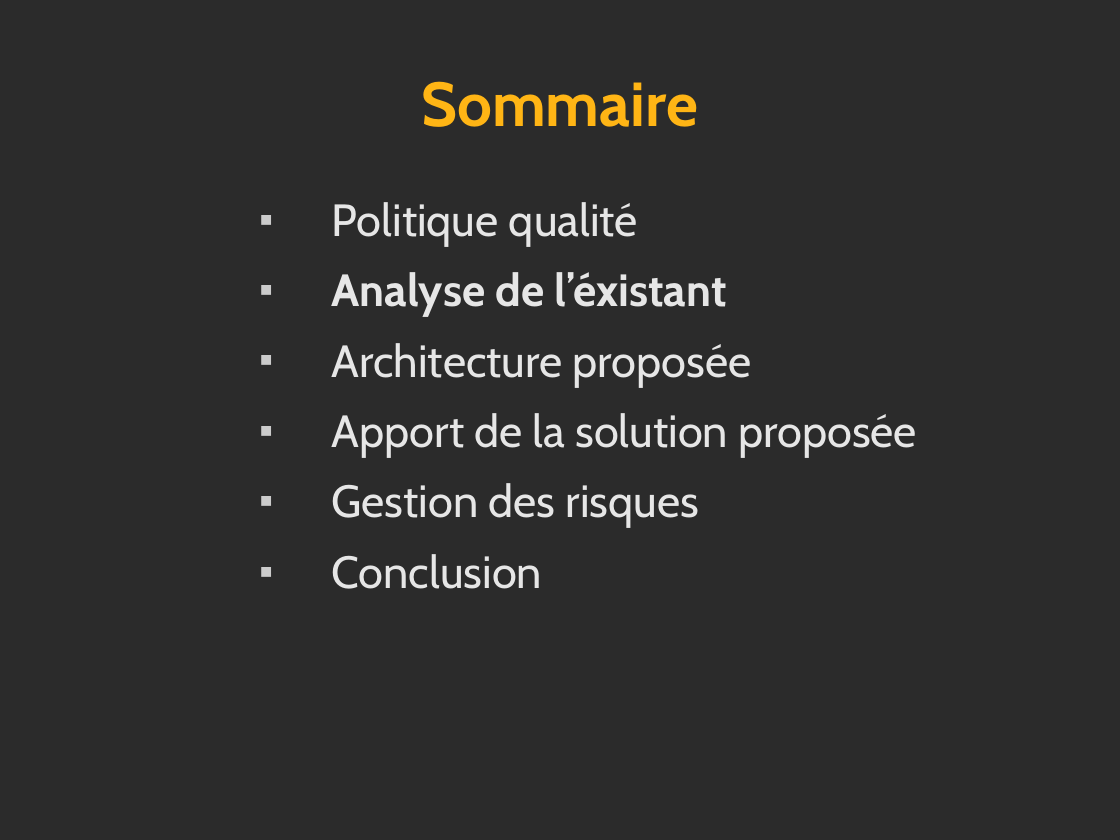
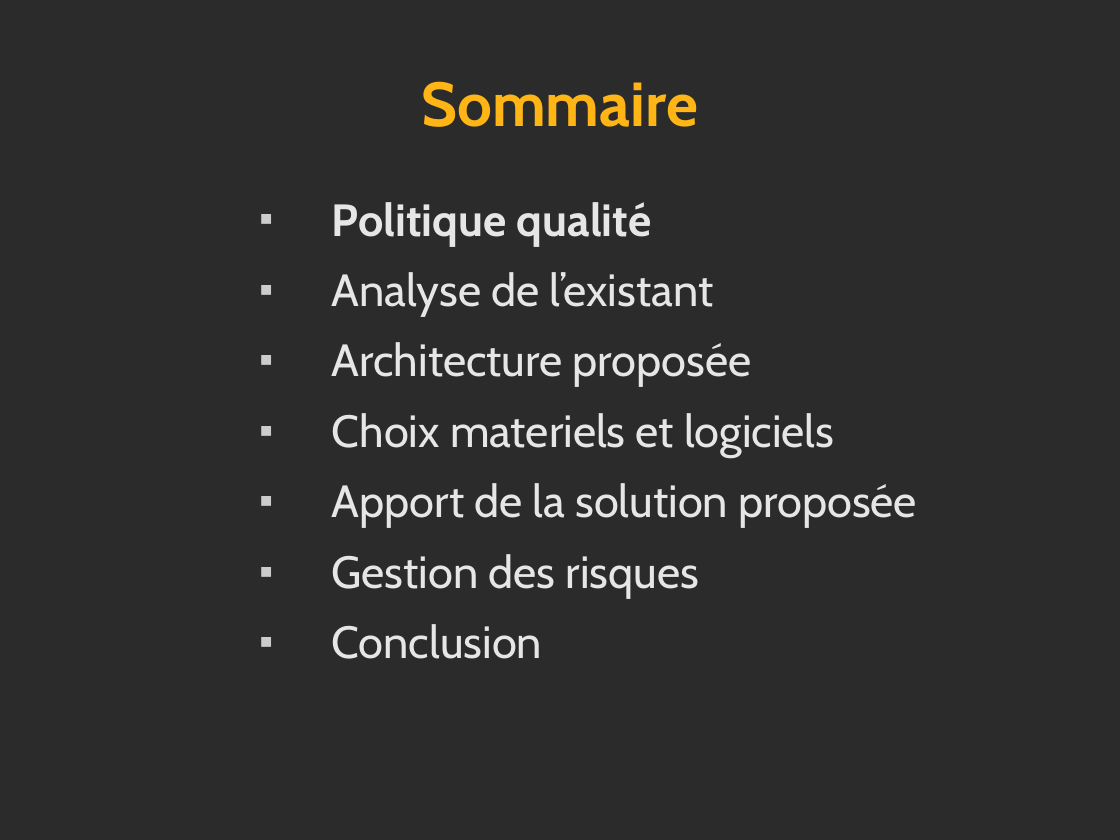
Before and after one commit to leandromattioli/projetIngenierie, a slide deck: slide 2 of Perso_CdP/RevueFinale/RevueFinale.odp (slide 4 before the commit). Drawn at 1120x840 pixels with LibreOffice and Linux fonts; fonts in the diff are those of the drawing; background and template pictures are left out; a plain dark background stands for a picture behind light text. Boxes give left, top, right and bottom in pixels: in the first picture for what was removed or moved away, otherwise in the second. Text is boxed around its words. In the diff, an @@ line names an element or a change of style, - is before the commit and + after.

```diff
--- a/Perso_CdP/RevueFinale/RevueFinale.odp
+++ b/Perso_CdP/RevueFinale/RevueFinale.odp
@@ text at (332,202,917,659): bold on in "Politique qualité" @@
@@ text at (332,272,713,317): text changed; bold off @@
-■ Analyse de l’éxistant
+■ Analyse de l’existant
@@ text at (332,413,834,458): paragraph added @@
+■ Choix materiels et logiciels
```
Also in this commit, not shown: 9 other slides changed, 4 slides added, 1 slide removed, 20 other files.
